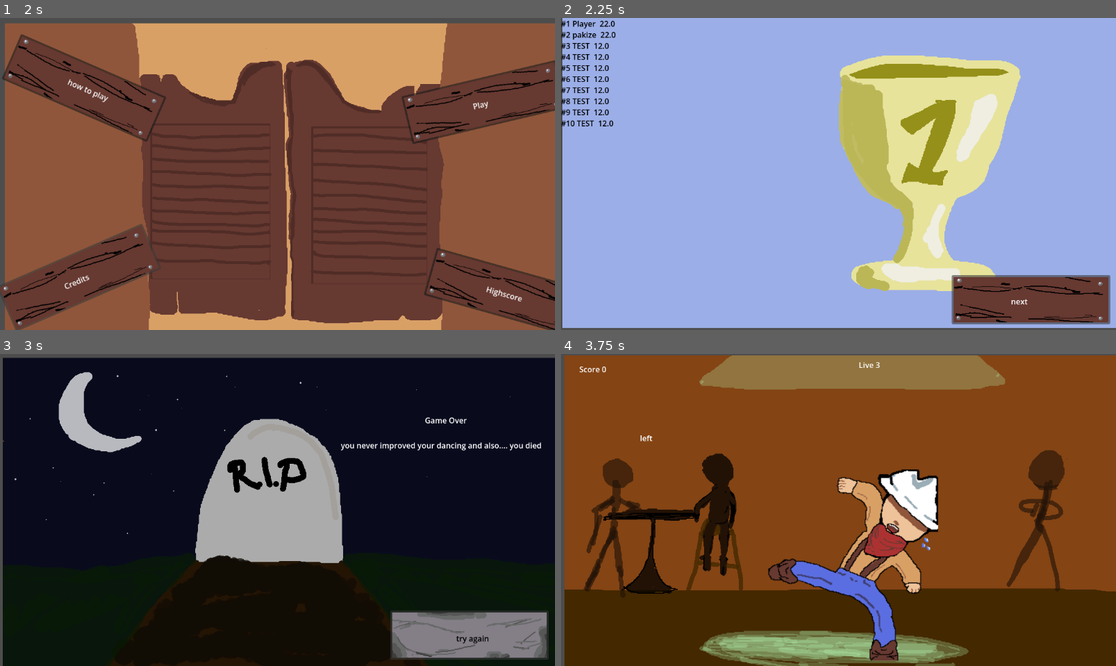
Above: before the commit, frames 1-4 (two rows, left to right).
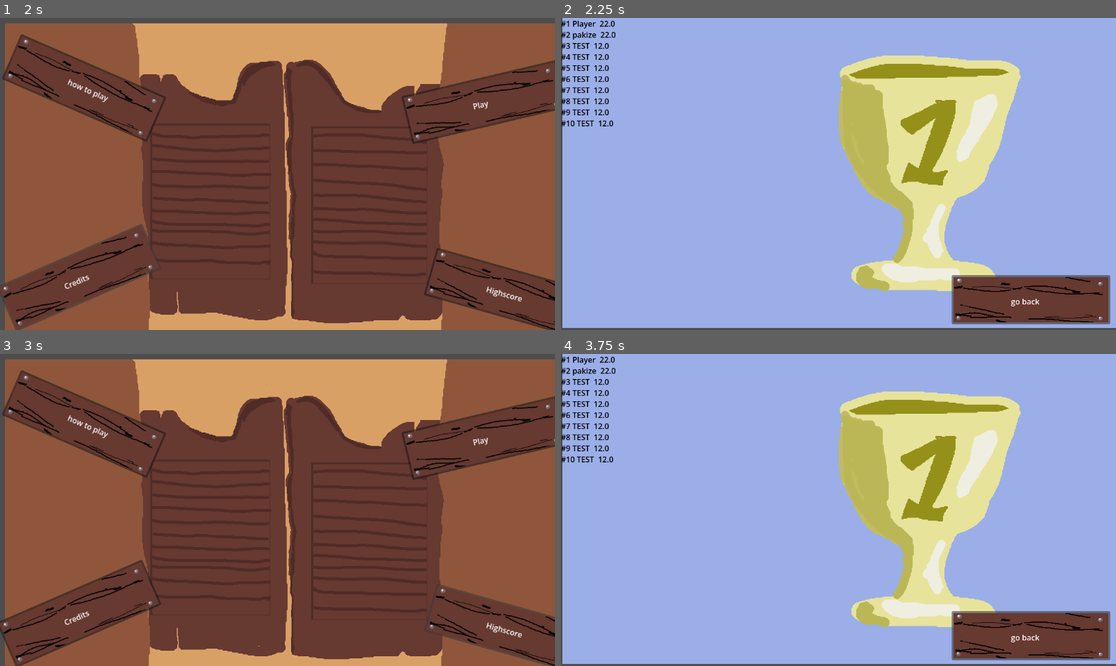
Above: after the commit, the same moments.

Repository: pakized/dancing-in-the-wild-west
Game: Godot game, scene res://Scenes/Menu/MainMenu.tscn
Two runs of this game, one before a commit and one after it. Both use one fixed random seed, a clock stepped at 60 frames per second and the inputs below.
Inputs (mouse positions are in pixels of both pictures, inside the frame that each line leads up to):
- Up to frame 1 (2 s): click "how to play" at 0.5 s; click "go back" at 1.25 s
- Up to frame 2 (2.25 s): click "Highscore" at 2 s
- Up to frame 3 (3 s): click (471, 634) at 2.75 s, where only the run after the commit has a clickable "go back"
- Up to frame 4 (3.75 s): click (1032, 634) at 3.5 s, where only the run before the commit has a clickable "try again"

Frame 1 is identical in both runs. In frame 2, less than 0.1% of the frame differs, in the area x 81-87%, y 89-93%; in frame 3, 98%; in frame 4, 100%, in the area x 0-100%, y 0-100%.

Commit message:
add highscore board navigation different buttons visible

Diff:
--- a/HighscoreManager.gd
+++ b/HighscoreManager.gd
@@ -2,7 +2,7 @@
 
 var score = 0
 const SAVEPATH = "res://JSON/highscores.json"
-
+var comeFromGame = false
 
 # Called when the node enters the scene tree for the first time.
 func _ready() -> void:
--- a/JSON/highscores.json
+++ b/JSON/highscores.json
@@ -1 +1 @@
-[{"name":"Player","score":22.0},{"name":"pakize","score":22.0},{"name":"TEST","score":12.0},{"name":"TEST","score":12.0},{"name":"TEST","score":12.0},{"name":"TEST","score":12.0},{"name":"TEST","score":12.0},{"name":"TEST","score":12.0},{"name":"TEST","score":12},{"name":"Player","score":2.0}]
+[{"name":"Player","score":22.0},{"name":"pakize","score":22.0},{"name":"TEST","score":12.0},{"name":"TEST","score":12.0},{"name":"TEST","score":12.0},{"name":"TEST","score":12.0},{"name":"TEST","score":12.0},{"name":"TEST","score":12.0},{"name":"TEST","score":12.0},{"name":"TEST","score":12.0}]
--- a/Scenes/Menu/Highscore.tscn
+++ b/Scenes/Menu/Highscore.tscn
@@ -37,9 +37,27 @@
 offset_bottom = 641.0
 theme_override_colors/default_color = Color(0, 0, 0, 1)
 
+[node name="Button3" type="Button" parent="Control" unique_id=237937214]
+visible = false
+layout_mode = 0
+offset_left = 811.0
+offset_top = 534.0
+offset_right = 1132.0
+offset_bottom = 628.0
+theme_override_icons/icon = ExtResource("2_01oqj")
+
+[node name="Label" type="Label" parent="Control/Button3" unique_id=2106214706]
+layout_mode = 0
+offset_left = 123.0
+offset_top = 43.0
+offset_right = 163.0
+offset_bottom = 66.0
+text = "go back"
+
 [node name="Sprite2D" type="Sprite2D" parent="." unique_id=2063892468]
 z_index = -6
 position = Vector2(579, 320)
 texture = ExtResource("3_oeadk")
 
 [connection signal="pressed" from="Control/Button2" to="Control" method="_on_button_2_pressed"]
+[connection signal="pressed" from="Control/Button3" to="." method="_on_button_3_pressed"]
--- a/Scripts/Game/game.gd
+++ b/Scripts/Game/game.gd
@@ -85,6 +85,7 @@
 	$Score.text = "Score %d" % HighscoreManager.score
 	$Live.text = "Live %d" % live
 	if live == 0:
+		HighscoreManager.comeFromGame = true
 		get_tree().change_scene_to_file("res://Scenes/Menu/write_name.tscn")
 
 #		get_tree().change_scene_to_file("res://Scenes/GameOver.tscn")
--- a/Scripts/UI/Highscore/highscore.gd
+++ b/Scripts/UI/Highscore/highscore.gd
@@ -12,3 +12,16 @@
 			"#" + str(rank) + " " + score["name"] + "  " + str(score["score"]) + "\n"
 		)
 		rank += 1
+		if HighscoreManager.comeFromGame:
+			$Control/Button3.visible = false
+			$Control/Button2.visible = true
+		else:
+			$Control/Button3.visible = true
+			$Control/Button2.visible = false
+
+
+
+
+
+func _on_button_3_pressed() -> void:
+	get_tree().change_scene_to_file("res://Scenes/Menu/MainMenu.tscn")
--- a/Scripts/UI/controlsMenu.gd
+++ b/Scripts/UI/controlsMenu.gd
@@ -12,6 +12,7 @@
 
 
 func _on_highsocre_pressed() -> void:
+	HighscoreManager.comeFromGame = false
 	get_tree().change_scene_to_file("res://Scenes/Menu/Highscore.tscn")
 
 
